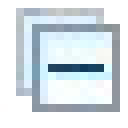
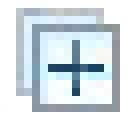
Revision of a layered 128 x 128 image; what changed, layer by layer:
showed "Layer 1" over [64, 32, 88, 96]
hid "Layer 0" over [64, 32, 88, 96]
